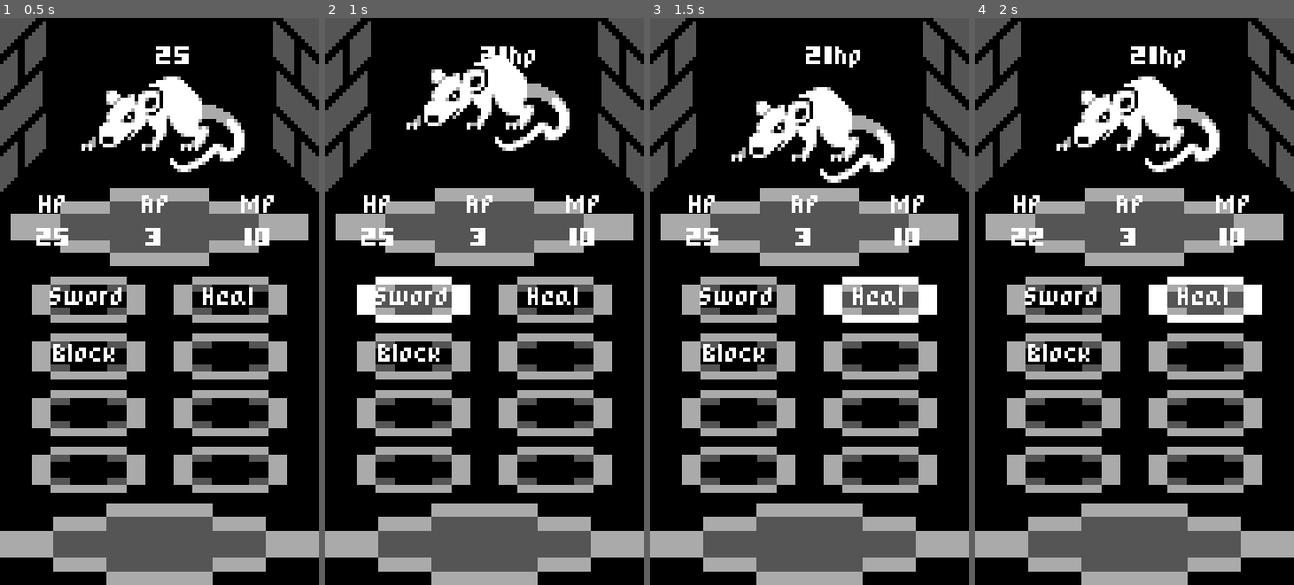
Above: before the commit, frames 1-4 (left to right).
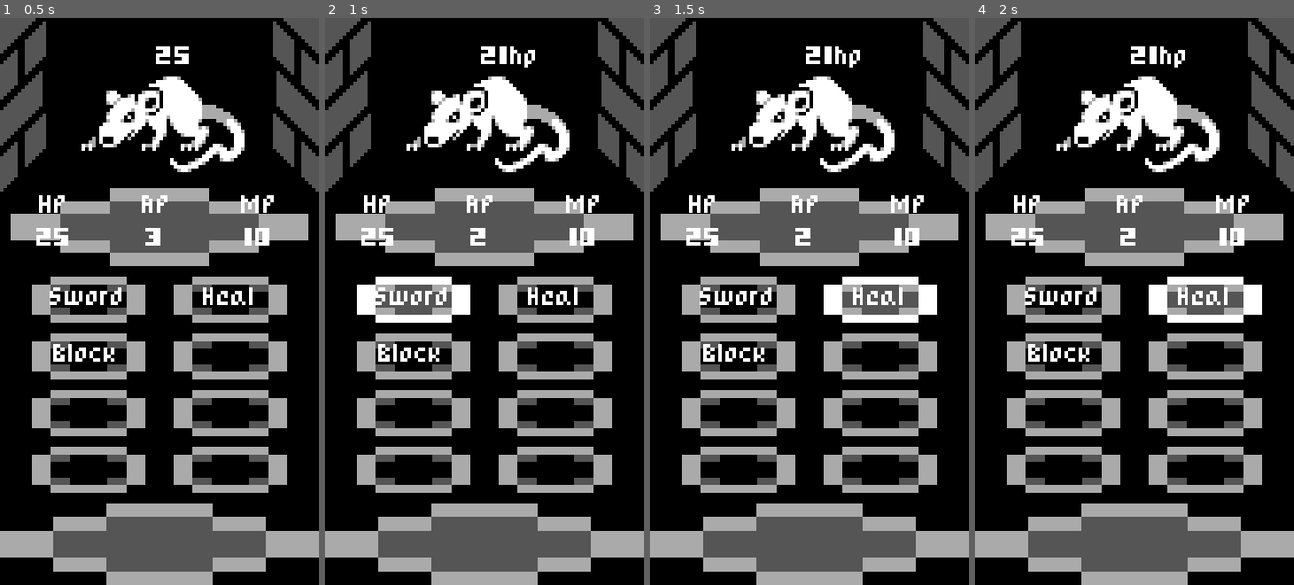
Above: after the commit, the same moments.

Repository: lufog/godot-heartbeast-mobile-rpg
Game: Godot game, scene res://battle/battle.tscn
The game is run twice, just before and just after one commit, with the same random seed, the same clock (stepped at 60 frames per second) and the same inputs.
Inputs:
- Up to frame 1 (0.5 s): no input
- Up to frame 2 (1 s): click "Sword" at 0.5 s
- Up to frame 3 (1.5 s): click "Heal" at 1.25 s
- Up to frame 4 (2 s): no input

Frame 1 is identical in both runs. In frame 2, 4.0% of the frame differs, in the area x 25-77%, y 6-40%; in frame 3, 3.3%; in frame 4, less than 0.1%.

Commit message:
Turn-based Code Refactor

Diff:
--- a/battle/battle.gd
+++ b/battle/battle.gd
@@ -2,14 +2,34 @@
 
 
 @onready var enemy: Node2D = $Enemy
-@onready var action_buttons: GridContainer = $UI/ActionButtons
+@onready var player_stats: Node = $PlayerStats
+@onready var battle_action_buttons: GridContainer = $UI/ActionButtons
+
+
+func _ready() -> void:
+	start_player_turn()
+
+
+func start_enemy_turn() -> void:
+	battle_action_buttons.hide()
+	if enemy != null:
+		enemy.attack(player_stats)
+		await enemy.end_turn
+	start_player_turn()
+
+func start_player_turn() -> void:
+	battle_action_buttons.show()
+	player_stats.ap = player_stats.max_ap
+	await player_stats.end_turn
+	start_enemy_turn()
 
 
 func _on_sword_button_pressed() -> void:
 	if enemy != null:
-		enemy.hp -= 4
+		enemy.take_damage(4)
+		player_stats.ap -= 1
 
 
 func _on_enemy_died() -> void:
 	enemy = null
-	action_buttons.hide()
+	battle_action_buttons.hide()
--- a/battle/battle.tscn
+++ b/battle/battle.tscn
@@ -35,7 +35,6 @@
 grow_vertical = 2
 
 [node name="StatsPanel" type="Panel" parent="UI"]
-layout_mode = 0
 offset_left = 3.0
 offset_top = 48.0
 offset_right = 87.0
@@ -43,7 +42,6 @@
 script = ExtResource("6_u4hy0")
 
 [node name="StatsContainer" type="HBoxContainer" parent="UI/StatsPanel"]
-layout_mode = 1
 anchors_preset = 15
 anchor_right = 1.0
 anchor_bottom = 1.0
@@ -51,7 +49,6 @@
 grow_vertical = 2
 
 [node name="HPLabel" type="Label" parent="UI/StatsPanel/StatsContainer"]
-layout_mode = 2
 offset_top = 2.0
 offset_right = 25.0
 offset_bottom = 20.0
@@ -62,7 +59,6 @@
 vertical_alignment = 1
 
 [node name="APLabel" type="Label" parent="UI/StatsPanel/StatsContainer"]
-layout_mode = 2
 offset_left = 29.0
 offset_top = 2.0
 offset_right = 54.0
@@ -74,7 +70,6 @@
 vertical_alignment = 1
 
 [node name="MPLabel" type="Label" parent="UI/StatsPanel/StatsContainer"]
-layout_mode = 2
 offset_left = 58.0
 offset_top = 2.0
 offset_right = 84.0
@@ -86,7 +81,6 @@
 vertical_alignment = 1
 
 [node name="ActionButtons" type="GridContainer" parent="UI"]
-layout_mode = 0
 offset_left = 9.0
 offset_top = 73.0
 offset_right = 81.0
@@ -97,14 +91,12 @@
 
 [node name="SwordButton" type="Button" parent="UI/ActionButtons"]
 custom_minimum_size = Vector2(32, 13)
-layout_mode = 2
 offset_right = 32.0
 offset_bottom = 13.0
 text = "Sword"
 
 [node name="HealButton" type="Button" parent="UI/ActionButtons"]
 custom_minimum_size = Vector2(32, 13)
-layout_mode = 2
 offset_left = 40.0
 offset_right = 72.0
 offset_bottom = 13.0
@@ -112,7 +104,6 @@
 
 [node name="BlockButton" type="Button" parent="UI/ActionButtons"]
 custom_minimum_size = Vector2(32, 13)
-layout_mode = 2
 offset_top = 16.0
 offset_right = 32.0
 offset_bottom = 29.0
@@ -120,7 +111,6 @@
 
 [node name="EmptyButton" type="Button" parent="UI/ActionButtons"]
 custom_minimum_size = Vector2(32, 13)
-layout_mode = 2
 offset_left = 40.0
 offset_top = 16.0
 offset_right = 72.0
@@ -128,14 +118,12 @@
 
 [node name="EmptyButton2" type="Button" parent="UI/ActionButtons"]
 custom_minimum_size = Vector2(32, 13)
-layout_mode = 2
 offset_top = 32.0
 offset_right = 32.0
 offset_bottom = 45.0
 
 [node name="EmptyButton3" type="Button" parent="UI/ActionButtons"]
 custom_minimum_size = Vector2(32, 13)
-layout_mode = 2
 offset_left = 40.0
 offset_top = 32.0
 offset_right = 72.0
@@ -143,21 +131,18 @@
 
 [node name="EmptyButton4" type="Button" parent="UI/ActionButtons"]
 custom_minimum_size = Vector2(32, 13)
-layout_mode = 2
 offset_top = 48.0
 offset_right = 32.0
 offset_bottom = 61.0
 
 [node name="EmptyButton5" type="Button" parent="UI/ActionButtons"]
 custom_minimum_size = Vector2(32, 13)
-layout_mode = 2
 offset_left = 40.0
 offset_top = 48.0
 offset_right = 72.0
 offset_bottom = 61.0
 
 [node name="TextBoxPanel" type="Panel" parent="UI"]
-layout_mode = 0
 offset_top = 137.0
 offset_right = 90.0
 offset_bottom = 160.0
--- a/battle/enemy/enemy.gd
+++ b/battle/enemy/enemy.gd
@@ -2,23 +2,39 @@
 
 
 signal died
+signal end_turn
 
+var current_target = null
 var hp := 25:
 	get:
 		return hp
 	set(value):
 		hp = value
 		hp_label.text = str(hp) + "hp"
-		if hp <= 0:
-			died.emit()
-			queue_free()
-		else:
-			animation_player.play("shake")
-			await animation_player.animation_finished
-			animation_player.play("attack")
-			await animation_player.animation_finished
-			var player_stats := get_parent().find_child("PlayerStats")
-			player_stats.hp -= 3
 
 @onready var hp_label: Label = $HPLabel
 @onready var animation_player: AnimationPlayer = $AnimationPlayer
+@onready var _scene_tree := get_tree()
+
+
+func attack(target) -> void:
+	await _scene_tree.create_timer(0.4).timeout
+	current_target = target
+	animation_player.play("attack")
+	current_target = null
+	await animation_player.animation_finished
+	end_turn.emit()
+
+
+func deal_damage() -> void:
+	if current_target != null:
+		current_target.hp -= 4
+
+
+func take_damage(amount: int) -> void:
+	hp -= amount
+	if hp <= 0:
+		died.emit()
+		queue_free()
+	else:
+		animation_player.play("shake")
--- a/battle/enemy/enemy.tscn
+++ b/battle/enemy/enemy.tscn
@@ -32,6 +32,20 @@
 "transitions": PackedFloat32Array(1, 1, 1, 1),
 "update": 0,
 "values": [Vector2(0, 0), Vector2(0, -3), Vector2(0, 9), Vector2(0, 0)]
+}
+tracks/1/type = "method"
+tracks/1/imported = false
+tracks/1/enabled = true
+tracks/1/path = NodePath(".")
+tracks/1/interp = 1
+tracks/1/loop_wrap = true
+tracks/1/keys = {
+"times": PackedFloat32Array(0.4),
+"transitions": PackedFloat32Array(1),
+"values": [{
+"args": [],
+"method": &"deal_damage"
+}]
 }
 
 [sub_resource type="Animation" id="Animation_h8rcp"]
--- a/battle/player_stats.gd
+++ b/battle/player_stats.gd
@@ -11,7 +11,7 @@
 	get:
 		return hp
 	set(value):
-		hp = min(value, max_hp)
+		hp = clamp(value, 0, max_hp)
 		hp_changed.emit(hp)
 
 var max_ap := 3
@@ -19,13 +19,15 @@
 	get:
 		return ap
 	set(value):
-		ap = min(value, max_ap)
+		ap = clamp(value, 0, max_ap)
 		ap_changed.emit(ap)
+		if ap <= 0:
+			end_turn.emit()
 
 var max_mp := 10
 var mp := max_mp:
 	get:
 		return mp
 	set(value):
-		mp = min(value, max_mp)
+		mp = clamp(value, 0, max_mp)
 		mp_changed.emit(mp)
